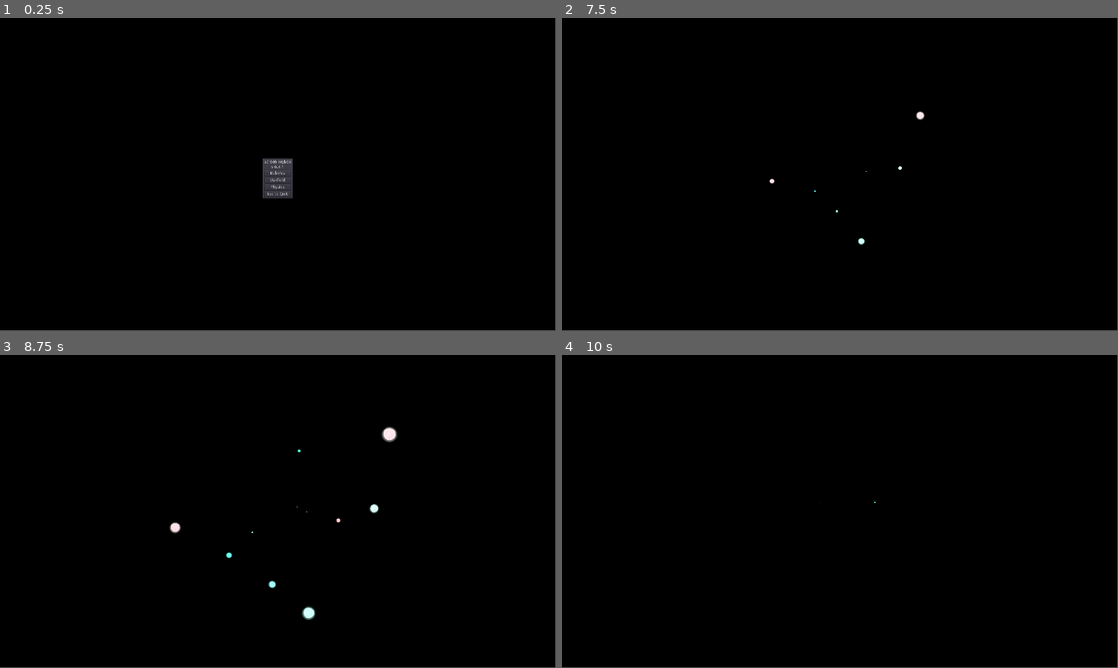
Above: before the commit, frames 1-4 (two rows, left to right).
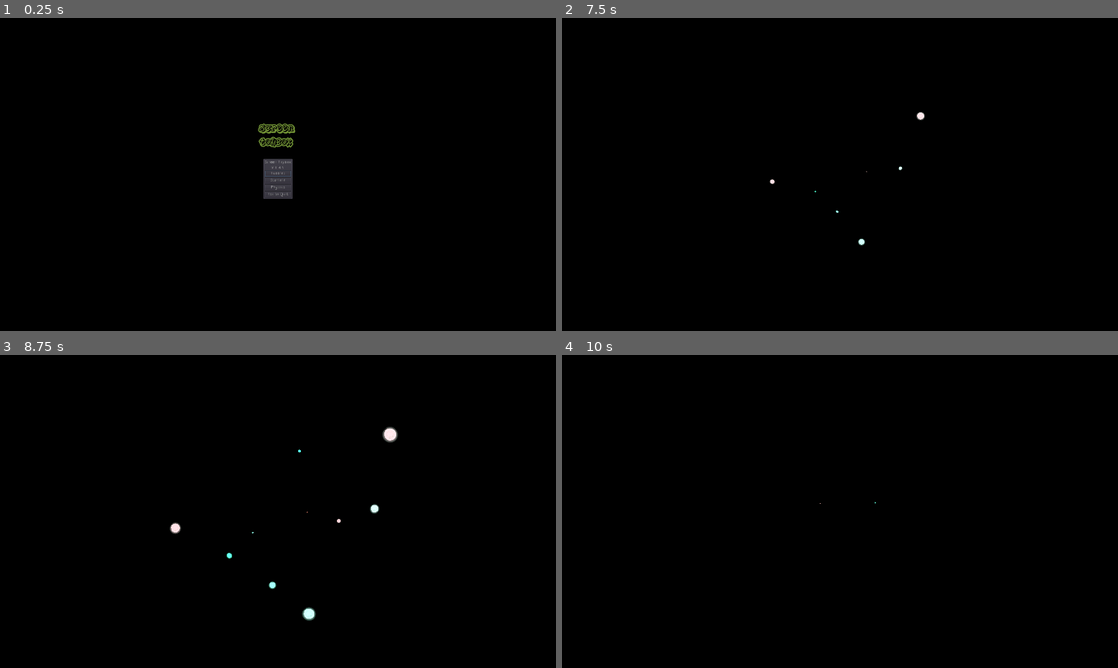
Above: after the commit, the same moments.

Repository: KaizNike/screen-toybox
Game: Godot game, scene res://src/Scenes/selectionScene.tscn
Two runs of this game, one before a commit and one after it. Both use one fixed random seed, a clock stepped at 60 frames per second and the inputs below. Before the commit the project has no main scene; this scene is started directly in both runs.
Inputs (mouse positions are in pixels of both pictures, inside the frame that each line leads up to):
- Up to frame 1 (0.25 s): no input
- Up to frame 2 (7.5 s): click "Starfield" at 0.5 s; tap Enter at 1.25, 2.75, 4.25 s; move the mouse to (962, 158) at 1.27 s; hold R (randomize) 1.28-2 s; tap M (mode) at 1.35, 3.05, 4.35, 7.35 s; click (962, 158) at 1.42 s; tap Space at 2, 3.5, 5 s; drag from (728, 190) to (812, 237) at 2.02 s; move the mouse to (895, 105) at 2.77 s; hold - (subtract) 2.78-3.5 s; click (895, 105) at 2.92 s; drag from (812, 237) to (673, 127) at 3.52 s; move the mouse to (1006, 221) at 4.27 s; hold - (subtract) 4.28-5 s; click (1006, 221) at 4.42 s; drag from (673, 127) to (756, 96) at 5.02 s; move the mouse to (867, 174) at 5.77 s; hold Right mouse button (right_click) 5.78-6.5 s; click (867, 174) at 5.92 s; tap R (randomize) at 6.05 s; drag from (756, 96) to (728, 190) at 6.52 s; move the mouse to (962, 158) at 7.27 s; click (962, 158) at 7.42 s
- Up to frame 3 (8.75 s): drag from (166, 527) to (250, 574) at 8.02 s
- Up to frame 4 (10 s): move the mouse to (895, 442) at 8.77 s; hold - (subtract) 8.78-9.5 s; click (895, 442) at 8.92 s; drag from (812, 574) to (673, 464) at 9.52 s
In our replay, the window is 799x449 before the commit and 800x450 after it. These sizes can differ from the game's own. Grey fills any space a smaller window leaves; there, only what the larger window draws over its background counts as a difference.

The runs differ from the first frame. In frame 1, 0.4% of the frame differs, in the area x 46-54%, y 33-58%; in frame 2, less than 0.1%; in frame 3, 0.2%; in frame 4, less than 0.1%.

Commit message:
Update to 0.4.5 (Bouncing Title)
First itch.io release

Diff:
--- a/Source Files/Fullscreen Toybox/project.godot
+++ b/Source Files/Fullscreen Toybox/project.godot
@@ -16,7 +16,10 @@
 [application]
 
 config/name="Screen Toybox"
-config/icon="res://icon.png"
+config/description="A fun way to mess around."
+run/main_scene="res://src/Scenes/selectionScene.tscn"
+config/icon="res://Assets/toyboxIcon.png"
+config/windows_native_icon="res://Assets/toyboxIcon.ico"
 
 [autoload]
 
@@ -29,6 +32,7 @@
 window/size/always_on_top=true
 window/per_pixel_transparency/allowed=true
 window/per_pixel_transparency/enabled=true
+window/stretch/mode="2d"
 
 [input]
 
--- a/Source Files/Fullscreen Toybox/src/Bodies/Shapes/Bubble.gd
+++ b/Source Files/Fullscreen Toybox/src/Bodies/Shapes/Bubble.gd
@@ -4,6 +4,9 @@
 var posXInitial
 var wave = 0.2
 var is_popped = false
+
+var time = 0
+var speed = 2.4
 # Declare member variables here. Examples:
 # var a = 2
 # var b = "text"
@@ -27,12 +30,24 @@
 #	pass
 
 func _physics_process(delta):
-	position.x += wave
-	position.y -= Float
-	if (position.x - posXInitial) > 20:
-		wave *= -1
-	if (position.x - posXInitial) < -20:
-		wave *= -1
+	time += delta
+
+	var freq = 1
+	var amplitude = 1.2
+
+	var v = Vector2(0, (-1 * speed))
+
+	v.x = cos(time*freq)*amplitude
+	position.x += v.x
+	position.y += v.y
+
+#	position.x += wave
+#	position.y -= Float
+#	if (position.x - posXInitial) > 20:
+#		wave *= -1
+#	if (position.x - posXInitial) < -20:
+#		wave *= -1
+	pass
 
 
 func _input_event(viewport, event, shape_idx):
--- a/Source Files/Fullscreen Toybox/src/Bodies/Shapes/Bubble.tscn
+++ b/Source Files/Fullscreen Toybox/src/Bodies/Shapes/Bubble.tscn
@@ -36,8 +36,7 @@
 } ]
 }
 
-[sub_resource type="Animation" id=2]
-resource_name = "pop"
+[sub_resource type="Animation" id=3]
 step = 0.05
 tracks/0/type = "bezier"
 tracks/0/path = NodePath("Sprite:scale:x")
@@ -123,8 +122,8 @@
 shape = SubResource( 1 )
 
 [node name="AnimationPlayer" type="AnimationPlayer" parent="."]
-anims/fade_out = SubResource( 3 )
-anims/pop = SubResource( 2 )
+anims/fade_out = SubResource( 2 )
+anims/pop = SubResource( 3 )
 
 [node name="AudioStreamPlayer2D" type="AudioStreamPlayer2D" parent="."]
 stream = ExtResource( 2 )
--- /dev/null
+++ b/Source Files/Fullscreen Toybox/src/Scenes/BouncingGameName.gd
@@ -0,0 +1,33 @@
+extends Label
+var dir = Vector2()
+var speed = 15
+
+func _ready():
+	randomize()
+	dir = Vector2(rand_range(-1, 1), rand_range(-1,1))
+
+# Called every frame. 'delta' is the elapsed time since the previous frame.
+func _process(delta):
+	if self.rect_position.y + self.rect_size.y > OS.window_size.y:
+		_invert_dir("up")
+	elif self.rect_position.y < 0:
+		_invert_dir("down")
+	if self.rect_position.x + self.rect_size.x > OS.window_size.x:
+		_invert_dir("left")
+	elif self.rect_position.x < 0:
+		_invert_dir("right")
+	self.rect_position += dir * speed
+
+func _invert_dir(var direction):
+	if direction == "up":
+		dir.y *= -1
+	elif direction == "down":
+		dir.y *= -1
+	elif direction == "left":
+		dir.x *= -1
+	elif direction == "right":
+		dir.x *= -1
+	_randomize_colors()
+
+func _randomize_colors():
+	self.modulate = Color(rand_range(0, 1), rand_range(0, 1), rand_range(0, 1))
--- a/Source Files/Fullscreen Toybox/src/Scenes/selectionScene.gd
+++ b/Source Files/Fullscreen Toybox/src/Scenes/selectionScene.gd
@@ -1,18 +1,8 @@
 extends Node
-
-
-# Declare member variables here. Examples:
-# var a = 2
-# var b = "text"
-
 
 # Called when the node enters the scene tree for the first time.
 func _ready():
 	get_tree().get_root().set_transparent_background(true)
+	OS.set_window_always_on_top(false)
+	OS.set_window_always_on_top(true)
 	AutoKing.currentScene = "selection"
-	pass # Replace with function body.
-
-
-# Called every frame. 'delta' is the elapsed time since the previous frame.
-#func _process(delta):
-#	pass
--- a/Source Files/Fullscreen Toybox/src/Scenes/selectionScene.tscn
+++ b/Source Files/Fullscreen Toybox/src/Scenes/selectionScene.tscn
@@ -1,9 +1,36 @@
-[gd_scene load_steps=3 format=2]
+[gd_scene load_steps=6 format=2]
 
 [ext_resource path="res://src/UI/SelectionUI.tscn" type="PackedScene" id=1]
 [ext_resource path="res://src/Scenes/selectionScene.gd" type="Script" id=2]
+[ext_resource path="res://Assets/Fonts/planetbe.ttf" type="DynamicFontData" id=3]
+[ext_resource path="res://src/Scenes/BouncingGameName.gd" type="Script" id=4]
+
+[sub_resource type="DynamicFont" id=1]
+size = 28
+outline_size = 3
+font_data = ExtResource( 3 )
 
 [node name="selectionScene" type="Node"]
 script = ExtResource( 2 )
 
+[node name="BouncingGameName" type="Label" parent="."]
+anchor_left = 0.5
+anchor_top = 0.5
+anchor_right = 0.5
+anchor_bottom = 0.5
+margin_left = -61.5
+margin_top = -163.818
+margin_right = 61.5
+margin_bottom = -72.818
+custom_fonts/font = SubResource( 1 )
+custom_colors/font_color = Color( 0, 0, 0, 1 )
+custom_colors/font_color_shadow = Color( 0.956863, 0.905882, 0.905882, 1 )
+text = "Screen
+Toybox"
+align = 1
+script = ExtResource( 4 )
+__meta__ = {
+"_edit_use_anchors_": false
+}
+
 [node name="SelectionUI" parent="." instance=ExtResource( 1 )]
--- a/Source Files/Fullscreen Toybox/src/Scenes/starScene.gd
+++ b/Source Files/Fullscreen Toybox/src/Scenes/starScene.gd
@@ -9,6 +9,7 @@
 # Called when the node enters the scene tree for the first time.
 func _ready():
 	get_tree().get_root().set_transparent_background(true)
+#	$StarParticles.position = Vector2((OS.window_size.x / 2), (OS.window_size.y /2))
 	pass # Replace with function body.
 
 
@@ -19,9 +20,9 @@
 
 func _input(event):
 	if event.is_action_pressed("add"):
-		$StarParticles.amount *= 1.2
+		$Control/MarginContainer/StarParticles.amount *= 1.2
 		print("More stars!")
-		print($StarParticles.amount)
+		print($Control/MarginContainer/StarParticles.amount)
 	if event.is_action_pressed("subtract"):
-		$StarParticles.amount *= 0.8
+		$Control/MarginContainer/StarParticles.amount *= 0.8
 		print("Less stars!")
--- a/Source Files/Fullscreen Toybox/src/Scenes/starScene.tscn
+++ b/Source Files/Fullscreen Toybox/src/Scenes/starScene.tscn
@@ -25,7 +25,21 @@
 [node name="starScene" type="Node"]
 script = ExtResource( 1 )
 
-[node name="StarParticles" type="Particles2D" parent="."]
+[node name="Control" type="Control" parent="."]
+anchor_right = 1.0
+anchor_bottom = 1.0
+__meta__ = {
+"_edit_use_anchors_": false
+}
+
+[node name="MarginContainer" type="MarginContainer" parent="Control"]
+anchor_right = 1.0
+anchor_bottom = 1.0
+__meta__ = {
+"_edit_use_anchors_": false
+}
+
+[node name="StarParticles" type="Particles2D" parent="Control/MarginContainer"]
 position = Vector2( 962.381, 499.322 )
 amount = 50
 lifetime = 12.0
--- a/Source Files/Fullscreen Toybox/src/UI/SelectionUI.tscn
+++ b/Source Files/Fullscreen Toybox/src/UI/SelectionUI.tscn
@@ -47,7 +47,7 @@
 margin_right = 92.0
 margin_bottom = 32.0
 mouse_default_cursor_shape = 16
-text = "v 0.4.1"
+text = "v 0.4.5"
 align = 1
 
 [node name="BubblesButton" type="Button" parent="Panel/VSplitContainer"]
Binary file added: Source Files/Fullscreen Toybox/Assets/Fonts/planetbe.ttf
Binary file added: Source Files/Fullscreen Toybox/Assets/light_texture.png
Binary file added: Source Files/Fullscreen Toybox/Assets/toyboxIcon.ico
Binary file added: Source Files/Fullscreen Toybox/Assets/toyboxIcon.png
Not shown, added: Source Files/Fullscreen Toybox/Assets/toyboxIcon.png.import
Not shown, changed: Source Files/Fullscreen Toybox/Files/Controls.txt
Not shown, changed: Source Files/Fullscreen Toybox/Files/Version Log.txt
Not shown: 1 places in Source Files/Fullscreen Toybox/src/Bodies/Shapes/Bubble.tscn that only renumber resources
Not shown, added: Playable Versions/Windows/v 0.4.5/Screen Toybox.exe
Not shown, added: Source Files/Fullscreen Toybox/Assets/Fonts/read_me.html
